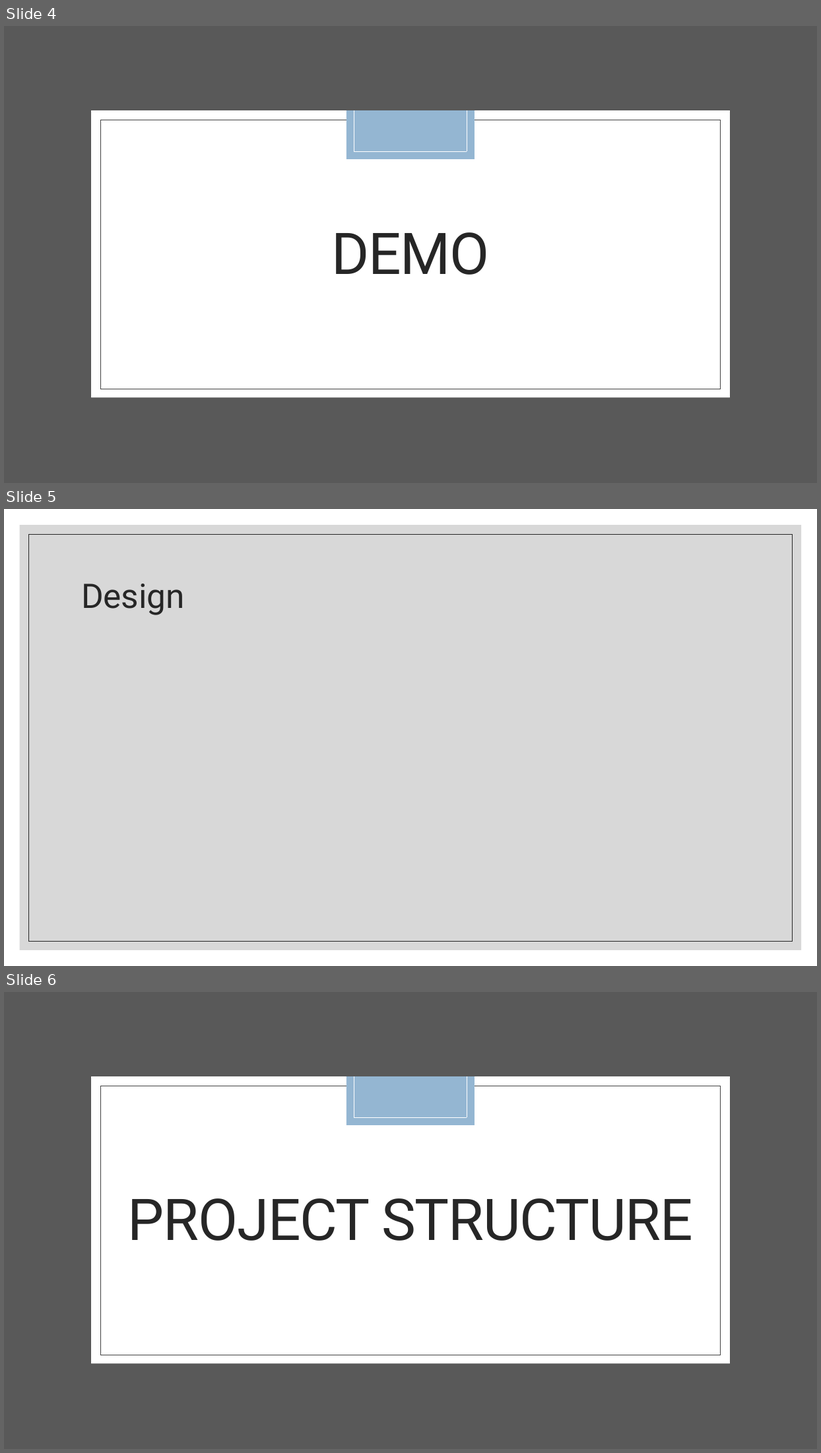
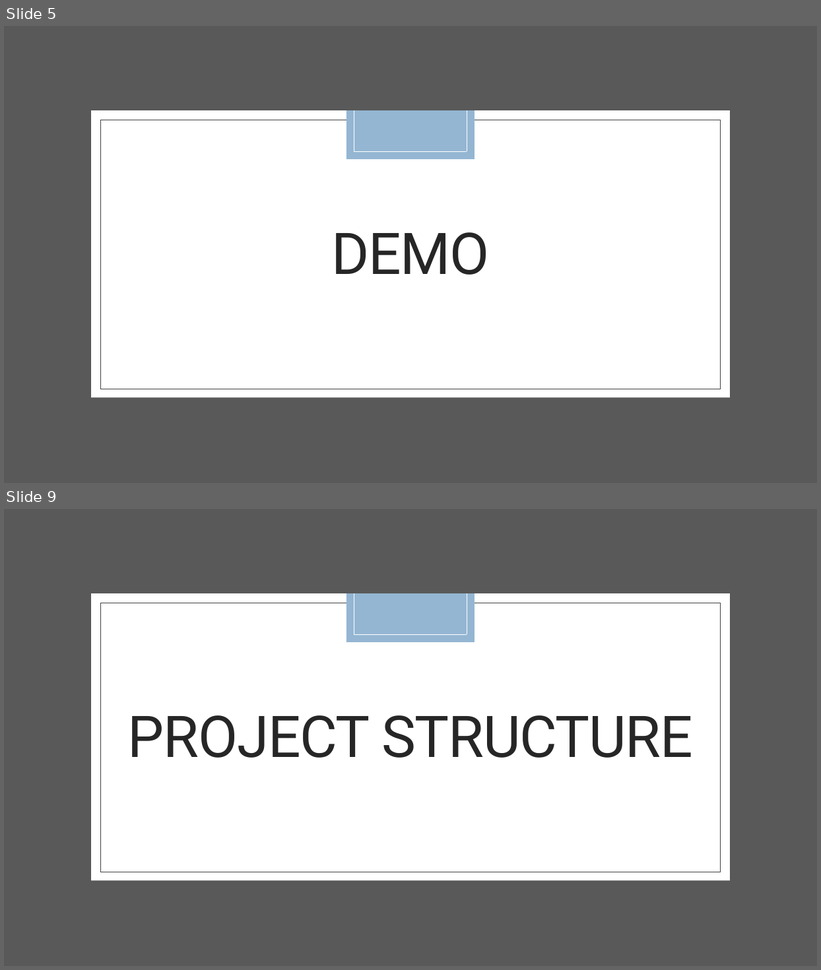
Before and after one commit to NalaniKai/TextSimilarity, a slide deck: docs/Text Similarity.pptx. Shown one above the other, each under a label of ours: slides 4, 5 and 6 before the commit, slides 5 and 9 after it; the slides between them are not shown. The pictures are 821x1453 and 821x970 pixels, drawn with LibreOffice and Linux fonts; fonts in the diff are those of the drawing. Boxes give left, top, right and bottom in pixels: in the first picture for what was removed or moved away, otherwise in the second. Text is boxed around its words. In the diff, an @@ line names an element or a change of style, - is before the commit and + after.

```diff
--- a/docs/Text Similarity.pptx
+++ b/docs/Text Similarity.pptx
@@ slide 5 removed at (4, 509, 817, 966), background #FFFFFF @@
@@ rectangle removed at (20, 525, 802, 951) @@
@@ rectangle removed at (29, 534, 793, 941) @@
@@ title removed at (81, 584, 185, 615) @@
-Design
@@ what was slide 4 is now slide 5 @@
@@ what was slide 6 is now slide 9 @@
```
Also in this commit, not shown: 2 slides changed, 5 slides added, 1 other slide removed, 3 other files.
